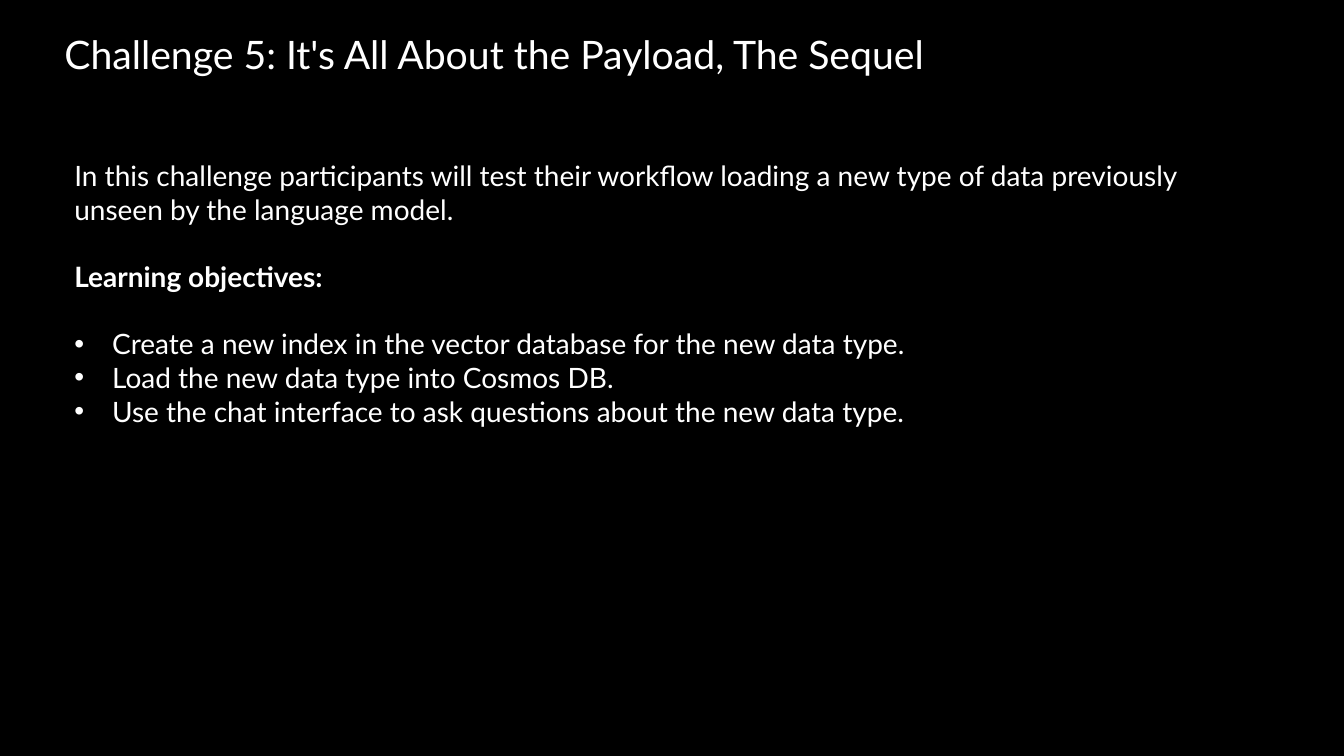
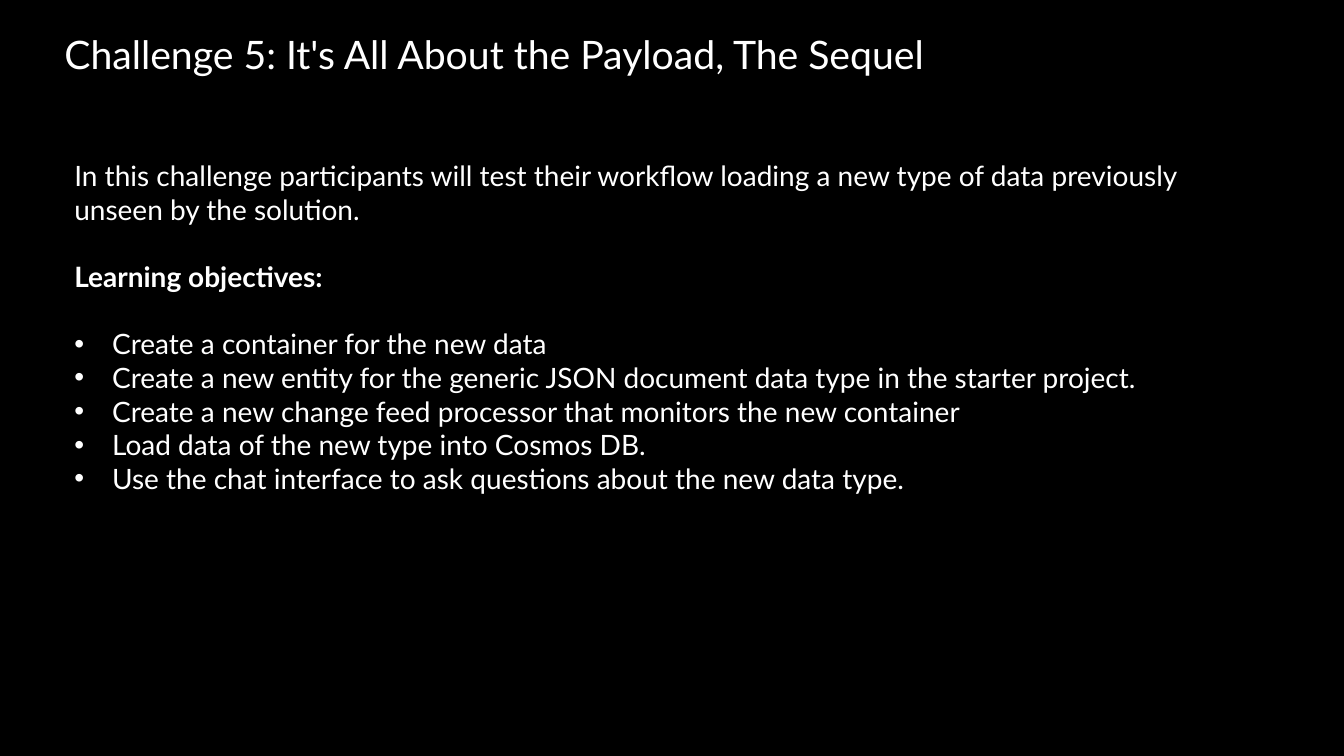
Before and after one commit to Azure/Build-Modern-AI-Apps-Hackathon, a slide deck: slide 17 of OpenAI_Cosmos_DB_Tech_Scenario_Attendee_Coach_Deck.pptx. Drawn at 1344x756 pixels with LibreOffice and Linux fonts; fonts in the diff are those of the drawing; background and template pictures are left out. Boxes give left, top, right and bottom in pixels: in the first picture for what was removed or moved away, otherwise in the second. Text is boxed around its words. In the diff, an @@ line names an element or a change of style, - is before the commit and + after.

```diff
--- a/OpenAI_Cosmos_DB_Tech_Scenario_Attendee_Coach_Deck.pptx
+++ b/OpenAI_Cosmos_DB_Tech_Scenario_Attendee_Coach_Deck.pptx
@@ text at bbox=[74, 165, 1178, 225]: text changed @@
-In this challenge participants will test their workflow loading a new type of data previously unseen by the language model.
+In this challenge participants will test their workflow loading a new type of data previously unseen by the solution.
@@ text at bbox=[112, 333, 1136, 460]: text changed @@
-• Create a new index in the vector database for the new data type.
-• Load the new data type into Cosmos DB.
+• Create a container for the new data
+• Create a new entity for the generic JSON document data type in the starter project.
+• Create a new change feed processor that monitors the new container
+• Load data of the new type into Cosmos DB.
```
Also in this commit, not shown: 6 other slides changed, 2 slides removed, 2 other files.
